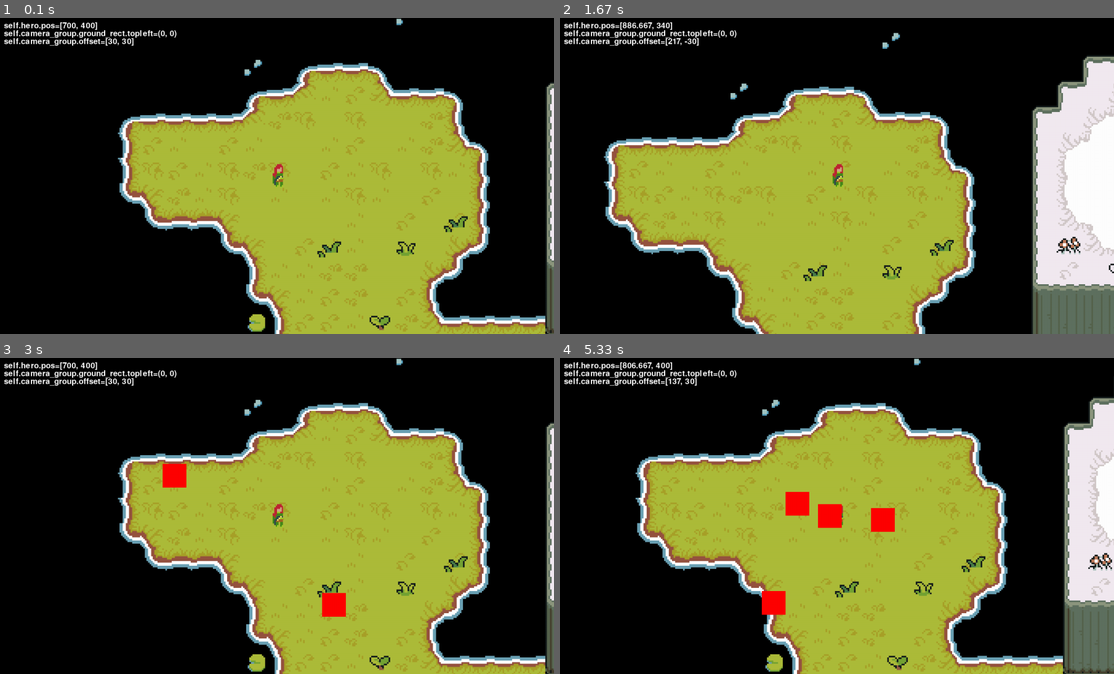
Above: before the commit, frames 1-4 (two rows, left to right).
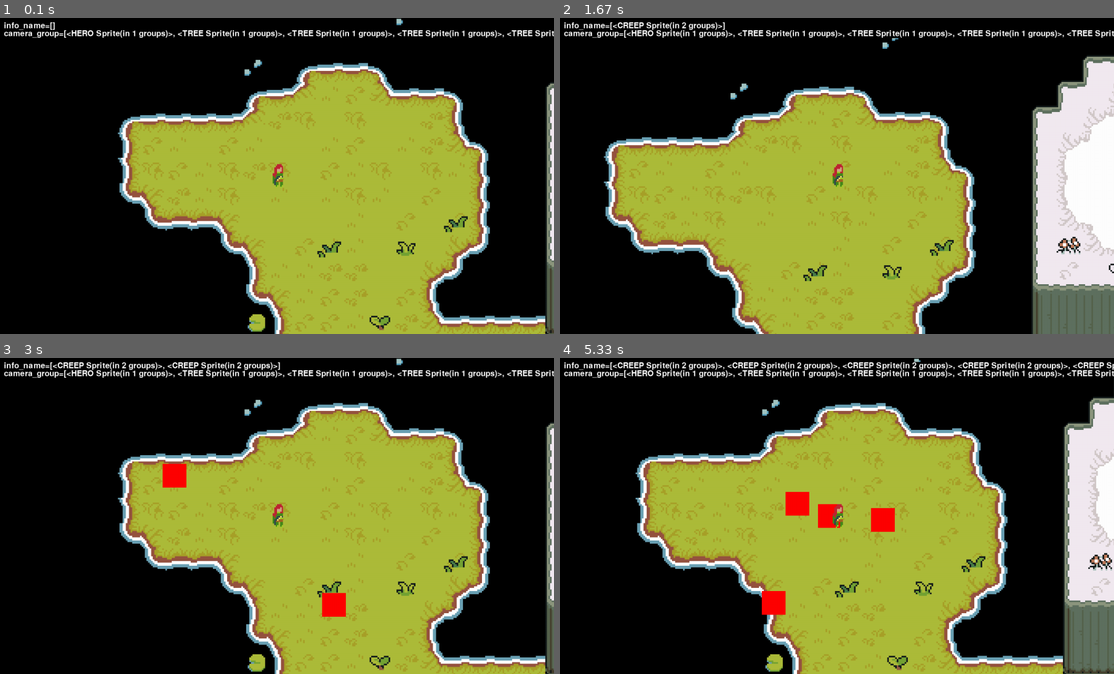
Above: after the commit, the same moments.

Repository: ArcherWayne/pygame_windranger_simulator
Game: pygame game, started from main.py
The game is run twice, just before and just after one commit, with the same random seed, the same clock (stepped at 60 frames per second) and the same inputs.
Inputs:
- Up to frame 1 (0.1 s): no input
- Up to frame 2 (1.67 s): hold D 0.33-0.8 s; hold W 0.83-1.13 s; hold D 1.17-1.63 s
- Up to frame 3 (3 s): hold A 1.67-2.2 s; hold S 2.23-2.53 s; hold A 2.57-2.97 s
- Up to frame 4 (5.33 s): hold W 3-3.37 s; hold D 3.4-4.03 s; hold S 4.07-4.43 s; hold A 4.47-4.93 s; hold D from 4.97 s (still down)

The runs differ from the first frame. In frame 1, 1.7% of the frame differs, in the area x 0-100%, y 1-9%; in frame 2, 1.9%; in frame 3, 2.1%; in frame 4, 2.8%, in the area x 0-100%, y 1-54%.

Commit message:
collision of creeps

Diff:
--- a/creep.py
+++ b/creep.py
@@ -1,58 +1,100 @@
-import pygame, math
+import pygame
+import math
 from random import random
 from setting import *
+from debug import debug
+
 
 class CREEP(pygame.sprite.Sprite):
-	def __init__(self, groups, hero) -> None:
-		super().__init__(groups)
+    def __init__(self, groups, creep_group, hero) -> None:
+        super().__init__(groups)
 
-		# init stat
-		self.hero = hero
+        # init stat
+        self.hero = hero
+        self.creep_group = creep_group
 
-		# position
-		init_distance_with_hero = 500
-		starting_aug = 2*3.14*random()
+        # position
+        init_distance_with_hero = 500
+        starting_aug = 2*3.14*random()
 
-		self.pos_relative_to_hero = pygame.math.Vector2()
-		self.pos_relative_to_hero.x = init_distance_with_hero * math.cos(starting_aug)
-		self.pos_relative_to_hero.y = init_distance_with_hero * math.sin(starting_aug)
+        self.pos_relative_to_hero = pygame.math.Vector2()
+        self.pos_relative_to_hero.x = init_distance_with_hero * math.cos(starting_aug)
+        self.pos_relative_to_hero.y = init_distance_with_hero * math.sin(starting_aug)
 
-		self.pos = pygame.math.Vector2()
-		self.pos.x = self.hero.pos.x + self.pos_relative_to_hero.x
-		self.pos.y = self.hero.pos.y + self.pos_relative_to_hero.y
+        self.pos = pygame.math.Vector2()
+        self.pos.x = self.hero.pos.x + self.pos_relative_to_hero.x
+        self.pos.y = self.hero.pos.y + self.pos_relative_to_hero.y
 
-		# graphics
-		self.image = pygame.Surface((CREEP_WIDTH, CREEP_HEIGHT)).convert_alpha()
-		self.image.fill(RED)
-		self.rect = self.image.get_rect(center=self.pos)
-		self.old_rect = self.rect.copy()
+        # graphics
+        self.image = pygame.Surface(
+            (CREEP_WIDTH, CREEP_HEIGHT)).convert_alpha()
+        self.image.fill(RED)
+        self.rect = pygame.Rect(
+            0, 0, HERO_COLLISON_WIDTH, HERO_COLLISON_HEIGHT)
+        self.rect.center = self.pos
+        self.old_rect = self.rect.copy()
 
-		# movement
-		# self.vector_to_hero = pygame.math.Vector2()
-		self.direction = pygame.math.Vector2()
-		self.movement_speed = CREEP_MOVEMENT_SPEED
+        # movement
+        self.direction = pygame.math.Vector2()
+        self.movement_speed = CREEP_MOVEMENT_SPEED
 
-	def move_to_hero(self):
-		self.direction.x = self.hero.pos.x - self.pos.x
-		self.direction.y = self.hero.pos.y - self.pos.y
+    def collision(self, direction):
+        collision_sprites = pygame.sprite.spritecollide(self, self.creep_group, False) # dokill = False
 
-		if self.direction.magnitude() != 0:
-			self.direction = self.direction.normalize()
+        # if self.rect.colliderect(self.player.rect):
+        #     collision_sprites.append(self.player)
 
-		self.pos.x += self.direction.x * self.movement_speed * self.dt
-		self.rect.x = round(self.pos.x)
-		self.pos.y += self.direction.y * self.movement_speed * self.dt
-		self.rect.y = round(self.pos.y)
+        if collision_sprites:
+            if direction == 'horizontal':
+                for sprite in collision_sprites:
+                    # collision on the right
+                    if self.rect.right >= sprite.rect.left \
+                            and self.old_rect.right <= sprite.old_rect.left:
+                        self.rect.right = sprite.rect.left
+                        self.pos.x = self.rect.x  # rect和pos是相互更新的
+                        self.direction.x *= -1
 
+                    # collision on the left
+                    if self.rect.left <= sprite.rect.right \
+                            and self.old_rect.left >= sprite.old_rect.right:
+                        self.rect.left = sprite.rect.right
+                        self.pos.x = self.rect.x  # rect和pos是相互更新的
+                        self.direction.x *= -1
 
+            if direction == 'vertical':
+                for sprite in collision_sprites:
+                    # collsion on the top
+                    if self.rect.top <= sprite.rect.bottom \
+                            and self.old_rect.top >= sprite.old_rect.bottom:
+                        self.rect.top = sprite.rect.bottom
+                        self.pos.y = self.rect.y  # 这里是更新自己的位置
+                        self.direction.y *= -1
 
-	def update(self, dt):
+                    # collision on the bottom
+                    if self.rect.bottom >= sprite.rect.top \
+                            and self.old_rect.bottom <= sprite.old_rect.top:
+                        self.rect.bottom = sprite.rect.top
+                        self.pos.y = self.rect.y
+                        self.direction.y *= -1
 
-		# dt and old_rect -------------------------------------------------------------------- #
-		self.dt = dt
-		self.old_rect = self.rect.copy()
+    def update(self, dt):
+        # dt and old_rect -------------------------------------------------------------------- #
+        self.dt = dt
+        self.old_rect = self.rect.copy()
+        # debug(self.rect.center, self.rect.bottomright[0], self.rect.bottomright[1])
 
-		# movement --------------------------------------------------------------------------- #
-		self.move_to_hero()
+        # movement --------------------------------------------------------------------------- #
+        self.direction.x = self.hero.pos.x - self.pos.x
+        self.direction.y = self.hero.pos.y - self.pos.y
 
-		pass
+        if self.direction.magnitude() != 0:
+            self.direction = self.direction.normalize()
+
+        self.pos.x += self.direction.x * self.movement_speed * self.dt
+        self.rect.x = round(self.pos.x)
+        self.collision('horizontal')
+        self.pos.y += self.direction.y * self.movement_speed * self.dt
+        self.rect.y = round(self.pos.y)
+        self.collision('vertical')
+
+        pass
--- a/main.py
+++ b/main.py
@@ -33,7 +33,7 @@
 		self.creep_group = pygame.sprite.Group()
 		self.tree_group = pygame.sprite.Group()
 		# self.all_sprites = pygame.sprite.Group()
-		self.collision_sprites = pygame.sprite.Group()
+		self.enemies_collision_group = pygame.sprite.Group()
 
 # class setup
 		# class = Class()
@@ -68,7 +68,7 @@
 					sys.exit()
 
 				if event.type == self.creep_enemy_timer:
-					self.camera_group.add(CREEP([self.camera_group], self.hero))
+					self.camera_group.add(CREEP([self.camera_group, self.creep_group], self.creep_group, self.hero))
 
 			# mechanic loop    ---------------------------------------------------------------------------------- #
 			if self.game_active:
@@ -80,16 +80,27 @@
 				self.camera_group.update(dt)
 				self.camera_group.custom_draw(self.hero)
 
-				# debug 专用空间
-				debug(self.hero.pos, info_name="self.hero.pos")
-				debug(self.camera_group.ground_rect.topleft, y = 30, info_name="self.camera_group.ground_rect.topleft")
-				debug(self.camera_group.offset, y = 50, info_name="self.camera_group.offset")
+				# debug space
+				# debug(self.hero.pos, info_name="self.hero.pos")
+				# debug(self.camera_group.ground_rect.topleft, y = 30, info_name="self.camera_group.ground_rect.topleft")
+				# debug(self.camera_group.offset, y = 50, info_name="self.camera_group.offset")
+				# debug(self.creep_group.Sprites.rect)
+				debug(self.creep_group.sprites())
+				debug(self.camera_group.sprites(), y = 30, info_name='camera_group')
+				pygame.display.update()
 
-				pygame.display.update()
+
+class GAMEMANAGER:
+	def __init__(self):
+		pass
+
+	def update(self):
+		pass
 
 
 if __name__ == "__main__":
 	main_game = MAINGAME()
+	game_manager = GAMEMANAGER()
 
 	# init functions
 	main_game.generate_trees()
--- a/setting.py
+++ b/setting.py
@@ -18,6 +18,8 @@
 # __init__(self, name, health, movement_speed, damage, forswing, backswing, flag_moving)
 HERO_HEIGHT = 60
 HERO_WIDTH = 60
+HERO_COLLISON_HEIGHT = 20
+HERO_COLLISON_WIDTH = 20
 HERO_HEALTH = 120
 HERO_MOVEMENT_SPEED = 200
 HERO_DAMAGE = 16
@@ -29,6 +31,8 @@
 # __init__(self, health, movement_speed, damage, forswing, backswing)
 CREEP_HEIGHT = 60
 CREEP_WIDTH = 60
+CREEP_COLLISION_HEIGHT = 40
+CREEP_COLLISION_WIDTH = 40
 CREEP_HEALTH = 50
 CREEP_CIT_HEALTH = HERO_DAMAGE - 1
 CREEP_MOVEMENT_SPEED = 120
